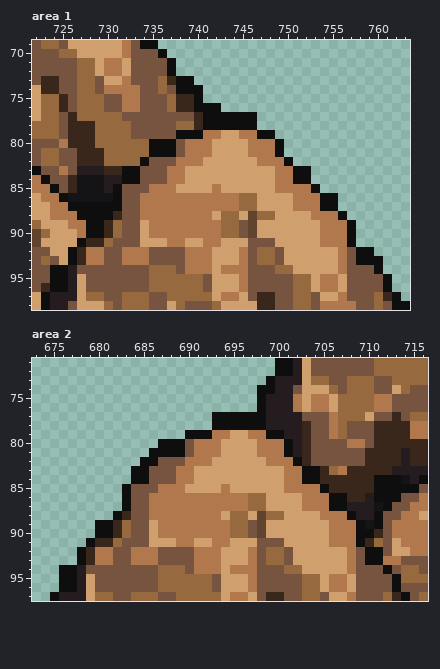
A pixel-art file gets an edit: img/tilesets/Overworld_A2.ase. The first picture shows the starting point.
768x576 pixels, 1 frame. Colours within 5 levels of each other are drawn and written as one. Shown: area 1: x 722..763, y 69..98; area 2: x 673..716, y 71..97. The commit also changed other parts of the picture, which this record leaves out.
The result:
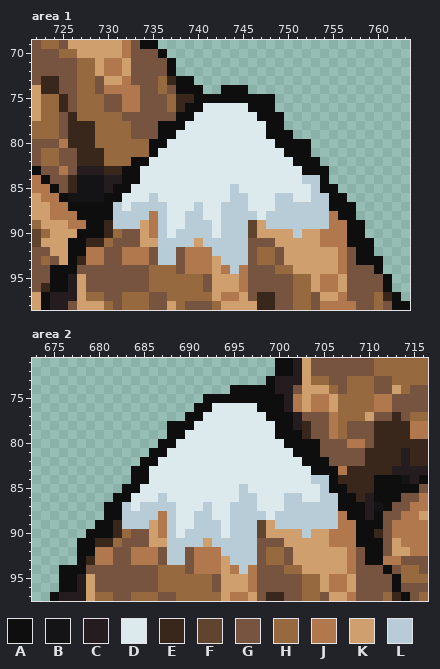
Palette (. is transparent): A #0e0e0f  B #141315  C #251c20  D #dceaee  E #3a271c  F #60442e  G #77543f  H #97693e  J #b2784d  K #cfa06d  L #b8ccd8
Changes in this commit:
Changed rows in their new state; - is an unchanged pixel.
Area 1, layer "Flattened":
first column x 726:
74 -----------------AAA--------------
75 ---------------AAAAAAAA-----------
76 -------------A-DDDDDAAA-----------
77 ------------AADDDDDDDAAA----------
78 ----------AAADDDDDDDDDAA----------
79 ----------AADDDDDDDDDD-AA---------
80 -----------DDDDDDDDDDDD-AAA-------
81 ----------DDDDDDDDDDDDDDAAA-------
82 -------A-DDDDDDDDDDDDDDDDAAA------
83 --------DDDDDDDDDDDDDDDDDD-AA-----
84 --------DDDDDDDDDDDDDDDDDDLLA-----
85 ------ADDDDDDDDDDDLDDDDDDDDLAA----
86 ----A-DDDLDDDDDDDDLLDDDLLDDLL-A---
87 -----LDLLLLDDDLDDLLLDDDLLLLLL-AA--
88 -----LLLL-LDDLLDDLLLLDLLLLLLL--A--
89 -----LLL--LDDLLLDLLL--LLLLLLL---A-
90 -A--------LDLLLLDLLL-----L------A-
91 A---------LLLL-LLLLL------------AA
92 -A--------LL----LLLL--------------
93 ----------LL-----LLL--------------
94 A-----------------L---------------
Area 2, layer "Flattened":
first column x 678:
74 -----------------AAA--------------
75 --------------AAAAAA-AA-----------
76 -------------AADDDDD-AA-----------
77 ------------AADDDDDDDAAA----------
78 ----------AAADDDDDDDDDAA----------
79 ----------AADDDDDDDDDD-AA---------
80 -----------DDDDDDDDDDDD-AAA-------
81 ----------DDDDDDDDDDDDDDAAA-------
82 ---------DDDDDDDDDDDDDDDDAAA------
83 --------DDDDDDDDDDDDDDDDDD-AA-----
84 --------DDDDDDDDDDDDDDDDDDLLA-----
85 ------ADDDDDDDDDDDLDDDDDDDDLAA----
86 ----A-DDDLDDDDDDDDLLDDDLLDDLL-A---
87 ---AALDLLLLDDDLDDLLLDDDLLLLLL-AA--
88 ---A-LLLL-LDDLLDDLLLLDLLLLLLL--A--
89 -----LLL--LDDLLLDLLL--LLLLLLL---A-
90 -A--------LDLLLLDLLL-----L--------
91 A---------LLLL-LLLLL------------AA
92 -A--------LL----LLLL--------------
93 ----------LL-----LLL--------------
94 A-----------------L---------------
Where, in picture pixels (left, top, right, bottom), the same in both pictures:
changed: (104, 85, 374, 274)
changed: (68, 229, 86, 274)
changed: (77, 385, 383, 574)
